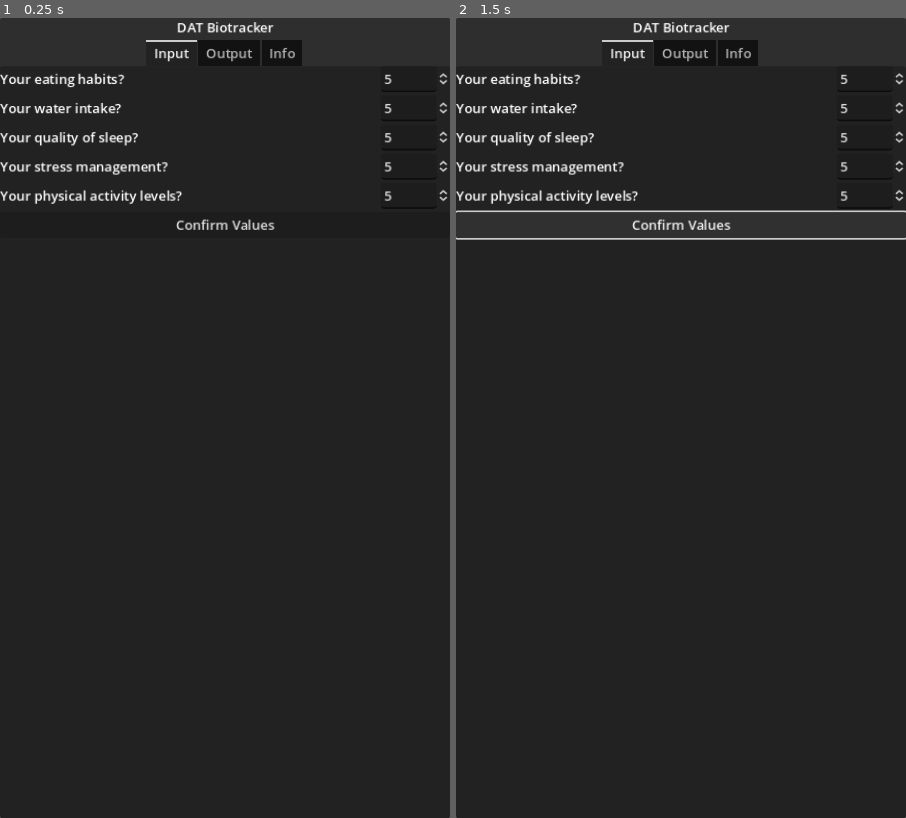
Above: before the commit, frames 1-2 (left to right).
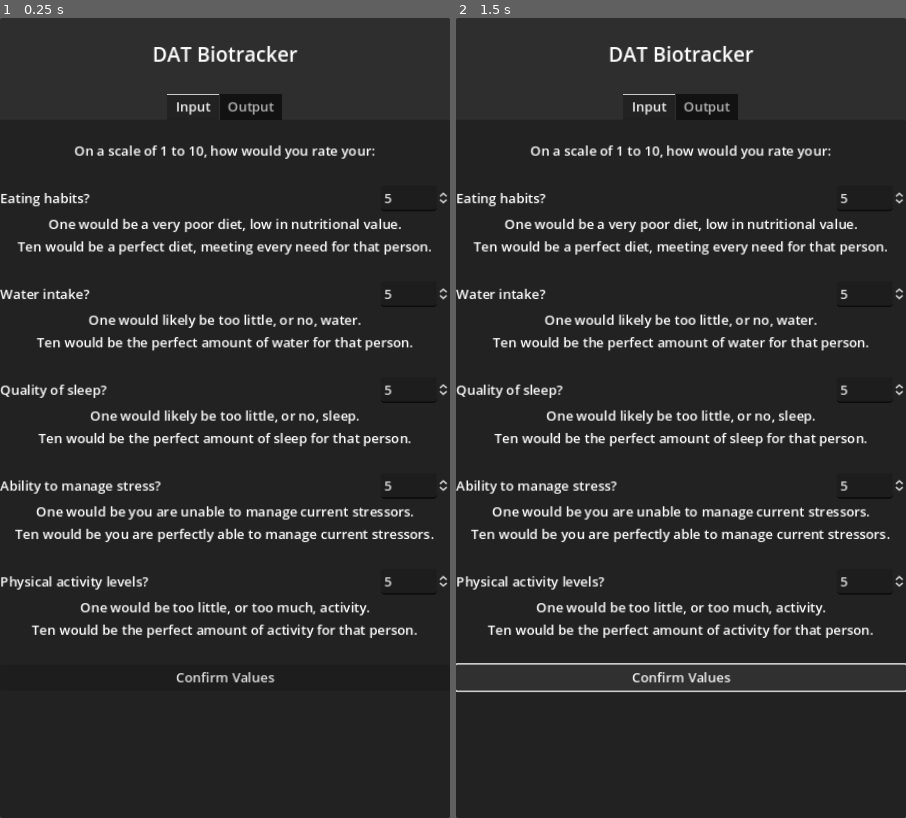
Above: after the commit, the same moments.

Repository: Thorqs/VitaPulsi
Game: Godot game, scene res://control.tscn
The game is run twice, just before and just after one commit, with the same random seed, the same clock (stepped at 60 frames per second) and the same inputs.
Inputs:
- Up to frame 1 (0.25 s): no input
- Up to frame 2 (1.5 s): click "Confirm Values" at 0.5 s; click "Confirm Values" at 1.25 s

The runs differ from the first frame. In frame 1, 9.7% of the frame differs, in the area x 0-100%, y 0-84%; in frame 2, 11%, in the area x 0-100%, y 0-85%.

Commit message:
Tidying
A E S T H E T I C and minor editing. Research resizing tabs

Diff:
--- a/control.tscn
+++ b/control.tscn
@@ -27,10 +27,17 @@
 grow_horizontal = 2
 grow_vertical = 2
 
+[node name="Title_Spacer_Up" type="Label" parent="Panel/MainVBox"]
+layout_mode = 2
+
 [node name="Title" type="Label" parent="Panel/MainVBox"]
 layout_mode = 2
+theme_type_variation = &"HeaderMedium"
 text = "DAT Biotracker"
 horizontal_alignment = 1
+
+[node name="Title_Spacer_Down" type="Label" parent="Panel/MainVBox"]
+layout_mode = 2
 
 [node name="TabContainer" type="TabContainer" parent="Panel/MainVBox"]
 layout_mode = 2
@@ -39,16 +46,36 @@
 use_hidden_tabs_for_min_size = true
 
 [node name="Input" type="VBoxContainer" parent="Panel/MainVBox/TabContainer"]
-visible = false
 layout_mode = 2
 script = ExtResource("1_n1rqy")
 
+[node name="Instruct_Spacer_Label" type="Label" parent="Panel/MainVBox/TabContainer/Input"]
+layout_mode = 2
+
+[node name="HBOX_Instruct_Label" type="HBoxContainer" parent="Panel/MainVBox/TabContainer/Input"]
+layout_mode = 2
+
+[node name="Instruct_Left_Spacer" type="Control" parent="Panel/MainVBox/TabContainer/Input/HBOX_Instruct_Label"]
+layout_mode = 2
+size_flags_horizontal = 3
+
+[node name="Instruct_Label" type="Label" parent="Panel/MainVBox/TabContainer/Input/HBOX_Instruct_Label"]
+layout_mode = 2
+text = "On a scale of 1 to 10, how would you rate your:"
+
+[node name="Instruct_Right_Spacer" type="Control" parent="Panel/MainVBox/TabContainer/Input/HBOX_Instruct_Label"]
+layout_mode = 2
+size_flags_horizontal = 3
+
+[node name="Instruct_Spacer_Label2" type="Label" parent="Panel/MainVBox/TabContainer/Input"]
+layout_mode = 2
+
 [node name="HBox_Food" type="HBoxContainer" parent="Panel/MainVBox/TabContainer/Input"]
 layout_mode = 2
 
 [node name="Food_Label" type="Label" parent="Panel/MainVBox/TabContainer/Input/HBox_Food"]
 layout_mode = 2
-text = "Your eating habits?"
+text = "Eating habits?"
 
 [node name="Food_spacer" type="Control" parent="Panel/MainVBox/TabContainer/Input/HBox_Food"]
 layout_mode = 2
@@ -60,12 +87,45 @@
 max_value = 10.0
 value = 5.0
 
+[node name="HBOX_Bad_Food_Label" type="HBoxContainer" parent="Panel/MainVBox/TabContainer/Input"]
+layout_mode = 2
+
+[node name="Bad_Food_Spacer1" type="Control" parent="Panel/MainVBox/TabContainer/Input/HBOX_Bad_Food_Label"]
+layout_mode = 2
+size_flags_horizontal = 3
+
+[node name="Bad_Food_Label" type="Label" parent="Panel/MainVBox/TabContainer/Input/HBOX_Bad_Food_Label"]
+layout_mode = 2
+text = "One would be a very poor diet, low in nutritional value."
+
+[node name="Bad_Food_Spacer2" type="Control" parent="Panel/MainVBox/TabContainer/Input/HBOX_Bad_Food_Label"]
+layout_mode = 2
+size_flags_horizontal = 3
+
+[node name="HBOX_Good_Food_Label" type="HBoxContainer" parent="Panel/MainVBox/TabContainer/Input"]
+layout_mode = 2
+
+[node name="Good_Food_Spacer1" type="Control" parent="Panel/MainVBox/TabContainer/Input/HBOX_Good_Food_Label"]
+layout_mode = 2
+size_flags_horizontal = 3
+
+[node name="Good_Food_Label" type="Label" parent="Panel/MainVBox/TabContainer/Input/HBOX_Good_Food_Label"]
+layout_mode = 2
+text = "Ten would be a perfect diet, meeting every need for that person."
+
+[node name="Good_Food_Spacer2" type="Control" parent="Panel/MainVBox/TabContainer/Input/HBOX_Good_Food_Label"]
+layout_mode = 2
+size_flags_horizontal = 3
+
+[node name="Food_Explain_Spacer" type="Label" parent="Panel/MainVBox/TabContainer/Input"]
+layout_mode = 2
+
 [node name="HBox_Water" type="HBoxContainer" parent="Panel/MainVBox/TabContainer/Input"]
 layout_mode = 2
 
 [node name="Water_Label" type="Label" parent="Panel/MainVBox/TabContainer/Input/HBox_Water"]
 layout_mode = 2
-text = "Your water intake?"
+text = "Water intake?"
 
 [node name="Water_space" type="Control" parent="Panel/MainVBox/TabContainer/Input/HBox_Water"]
 layout_mode = 2
@@ -77,12 +137,45 @@
 max_value = 10.0
 value = 5.0
 
+[node name="HBOX_Bad_Water_Label" type="HBoxContainer" parent="Panel/MainVBox/TabContainer/Input"]
+layout_mode = 2
+
+[node name="Bad_Water_Spacer" type="Control" parent="Panel/MainVBox/TabContainer/Input/HBOX_Bad_Water_Label"]
+layout_mode = 2
+size_flags_horizontal = 3
+
+[node name="Bad_Water_Label" type="Label" parent="Panel/MainVBox/TabContainer/Input/HBOX_Bad_Water_Label"]
+layout_mode = 2
+text = "One would likely be too little, or no, water."
+
+[node name="Bad_Water_Spacer2" type="Control" parent="Panel/MainVBox/TabContainer/Input/HBOX_Bad_Water_Label"]
+layout_mode = 2
+size_flags_horizontal = 3
+
+[node name="HBOX_Good_Water_Label" type="HBoxContainer" parent="Panel/MainVBox/TabContainer/Input"]
+layout_mode = 2
+
+[node name="Good_Water_Spacer1" type="Control" parent="Panel/MainVBox/TabContainer/Input/HBOX_Good_Water_Label"]
+layout_mode = 2
+size_flags_horizontal = 3
+
+[node name="Good_Water_Label" type="Label" parent="Panel/MainVBox/TabContainer/Input/HBOX_Good_Water_Label"]
+layout_mode = 2
+text = "Ten would be the perfect amount of water for that person."
+
+[node name="Good_Water_Spacer2" type="Control" parent="Panel/MainVBox/TabContainer/Input/HBOX_Good_Water_Label"]
+layout_mode = 2
+size_flags_horizontal = 3
+
+[node name="Water_Explain_Spacer" type="Label" parent="Panel/MainVBox/TabContainer/Input"]
+layout_mode = 2
+
 [node name="HBox_Sleep" type="HBoxContainer" parent="Panel/MainVBox/TabContainer/Input"]
 layout_mode = 2
 
 [node name="Sleep_Label" type="Label" parent="Panel/MainVBox/TabContainer/Input/HBox_Sleep"]
 layout_mode = 2
-text = "Your quality of sleep?"
+text = "Quality of sleep?"
 
 [node name="sleep_space" type="Control" parent="Panel/MainVBox/TabContainer/Input/HBox_Sleep"]
 layout_mode = 2
@@ -94,12 +187,45 @@
 max_value = 10.0
 value = 5.0
 
+[node name="HBOX_Bad_Sleep_Label" type="HBoxContainer" parent="Panel/MainVBox/TabContainer/Input"]
+layout_mode = 2
+
+[node name="Bad_Sleep_Spacer" type="Control" parent="Panel/MainVBox/TabContainer/Input/HBOX_Bad_Sleep_Label"]
+layout_mode = 2
+size_flags_horizontal = 3
+
+[node name="Bad_Sleep_Label" type="Label" parent="Panel/MainVBox/TabContainer/Input/HBOX_Bad_Sleep_Label"]
+layout_mode = 2
+text = "One would likely be too little, or no, sleep."
+
+[node name="Bad_Sleep_Spacer2" type="Control" parent="Panel/MainVBox/TabContainer/Input/HBOX_Bad_Sleep_Label"]
+layout_mode = 2
+size_flags_horizontal = 3
+
+[node name="HBOX_Good_Sleep_Label" type="HBoxContainer" parent="Panel/MainVBox/TabContainer/Input"]
+layout_mode = 2
+
+[node name="Good_Sleep_Spacer1" type="Control" parent="Panel/MainVBox/TabContainer/Input/HBOX_Good_Sleep_Label"]
+layout_mode = 2
+size_flags_horizontal = 3
+
+[node name="Good_Sleep_Label" type="Label" parent="Panel/MainVBox/TabContainer/Input/HBOX_Good_Sleep_Label"]
+layout_mode = 2
+text = "Ten would be the perfect amount of sleep for that person."
+
+[node name="Good_Sleep_Spacer2" type="Control" parent="Panel/MainVBox/TabContainer/Input/HBOX_Good_Sleep_Label"]
+layout_mode = 2
+size_flags_horizontal = 3
+
+[node name="Sleep_Explain_Spacer" type="Label" parent="Panel/MainVBox/TabContainer/Input"]
+layout_mode = 2
+
 [node name="HBox_Stress" type="HBoxContainer" parent="Panel/MainVBox/TabContainer/Input"]
 layout_mode = 2
 
 [node name="Stress_Label" type="Label" parent="Panel/MainVBox/TabContainer/Input/HBox_Stress"]
 layout_mode = 2
-text = "Your stress management?"
+text = "Ability to manage stress?"
 
 [node name="Stress_Space" type="Control" parent="Panel/MainVBox/TabContainer/Input/HBox_Stress"]
 layout_mode = 2
@@ -111,12 +237,45 @@
 max_value = 10.0
 value = 5.0
 
+[node name="HBOX_Bad_Stress_Label" type="HBoxContainer" parent="Panel/MainVBox/TabContainer/Input"]
+layout_mode = 2
+
+[node name="Bad_Stress_Spacer" type="Control" parent="Panel/MainVBox/TabContainer/Input/HBOX_Bad_Stress_Label"]
+layout_mode = 2
+size_flags_horizontal = 3
+
+[node name="Bad_Stress_Label" type="Label" parent="Panel/MainVBox/TabContainer/Input/HBOX_Bad_Stress_Label"]
+layout_mode = 2
+text = "One would be you are unable to manage current stressors."
+
+[node name="Bad_Stress_Spacer2" type="Control" parent="Panel/MainVBox/TabContainer/Input/HBOX_Bad_Stress_Label"]
+layout_mode = 2
+size_flags_horizontal = 3
+
+[node name="HBOX_Good_Stress_Label" type="HBoxContainer" parent="Panel/MainVBox/TabContainer/Input"]
+layout_mode = 2
+
+[node name="Good_Stress_Spacer1" type="Control" parent="Panel/MainVBox/TabContainer/Input/HBOX_Good_Stress_Label"]
+layout_mode = 2
+size_flags_horizontal = 3
+
+[node name="Good_Stress_Label" type="Label" parent="Panel/MainVBox/TabContainer/Input/HBOX_Good_Stress_Label"]
+layout_mode = 2
+text = "Ten would be you are perfectly able to manage current stressors."
+
+[node name="Good_Stress_Spacer2" type="Control" parent="Panel/MainVBox/TabContainer/Input/HBOX_Good_Stress_Label"]
+layout_mode = 2
+size_flags_horizontal = 3
+
+[node name="Stress_Explain_Spacer" type="Label" parent="Panel/MainVBox/TabContainer/Input"]
+layout_mode = 2
+
 [node name="HBox_Activity" type="HBoxContainer" parent="Panel/MainVBox/TabContainer/Input"]
 layout_mode = 2
 
 [node name="Activity_Label" type="Label" parent="Panel/MainVBox/TabContainer/Input/HBox_Activity"]
 layout_mode = 2
-text = "Your physical activity levels?"
+text = "Physical activity levels?"
 
 [node name="activity_Space" type="Control" parent="Panel/MainVBox/TabContainer/Input/HBox_Activity"]
 layout_mode = 2
@@ -128,11 +287,45 @@
 max_value = 10.0
 value = 5.0
 
+[node name="HBOX_Bad_Activity_Label" type="HBoxContainer" parent="Panel/MainVBox/TabContainer/Input"]
+layout_mode = 2
+
+[node name="Bad_Activity_Spacer" type="Control" parent="Panel/MainVBox/TabContainer/Input/HBOX_Bad_Activity_Label"]
+layout_mode = 2
+size_flags_horizontal = 3
+
+[node name="Bad_Activity_Label" type="Label" parent="Panel/MainVBox/TabContainer/Input/HBOX_Bad_Activity_Label"]
+layout_mode = 2
+text = "One would be too little, or too much, activity."
+
+[node name="Bad_Activity_Spacer2" type="Control" parent="Panel/MainVBox/TabContainer/Input/HBOX_Bad_Activity_Label"]
+layout_mode = 2
+size_flags_horizontal = 3
+
+[node name="HBOX_Good_Activity_Label" type="HBoxContainer" parent="Panel/MainVBox/TabContainer/Input"]
+layout_mode = 2
+
+[node name="Good_Activity_Spacer1" type="Control" parent="Panel/MainVBox/TabContainer/Input/HBOX_Good_Activity_Label"]
+layout_mode = 2
+size_flags_horizontal = 3
+
+[node name="Good_Activity_Label" type="Label" parent="Panel/MainVBox/TabContainer/Input/HBOX_Good_Activity_Label"]
+layout_mode = 2
+text = "Ten would be the perfect amount of activity for that person."
+
+[node name="Good_Activity_Spacer2" type="Control" parent="Panel/MainVBox/TabContainer/Input/HBOX_Good_Activity_Label"]
+layout_mode = 2
+size_flags_horizontal = 3
+
+[node name="Activity_Explain_Spacer" type="Label" parent="Panel/MainVBox/TabContainer/Input"]
+layout_mode = 2
+
 [node name="Input_Button" type="Button" parent="Panel/MainVBox/TabContainer/Input"]
 layout_mode = 2
 text = "Confirm Values"
 
 [node name="Output" type="Panel" parent="Panel/MainVBox/TabContainer"]
+visible = false
 layout_mode = 2
 script = ExtResource("2_m2p0q")
 
@@ -277,8 +470,4 @@
 horizontal_alignment = 1
 vertical_alignment = 1
 
-[node name="Info" type="Panel" parent="Panel/MainVBox/TabContainer"]
-visible = false
-layout_mode = 2
-
 [connection signal="pressed" from="Panel/MainVBox/TabContainer/Input/Input_Button" to="Panel/MainVBox/TabContainer/Input" method="_on_input_button_pressed"]
